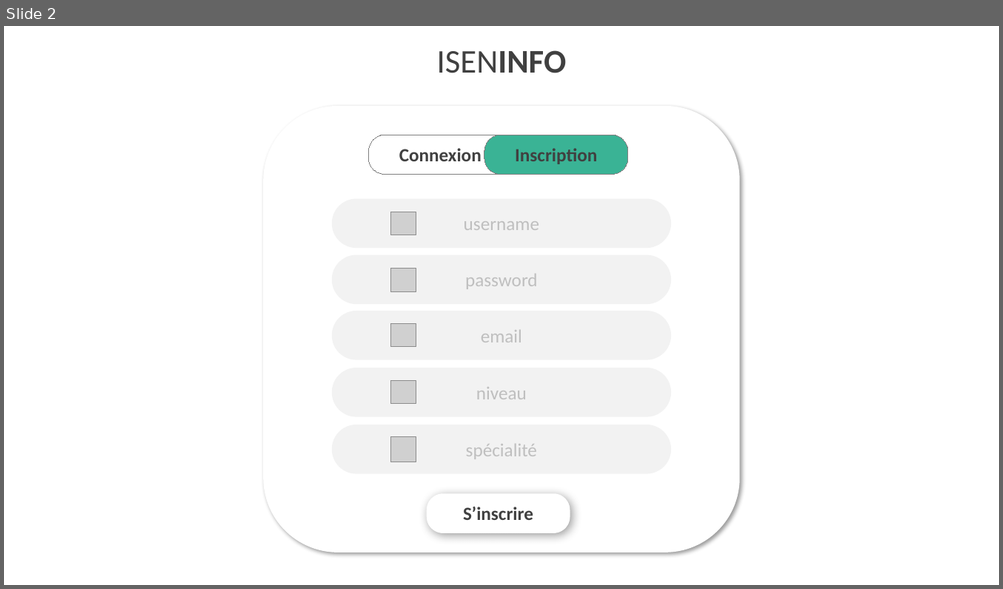
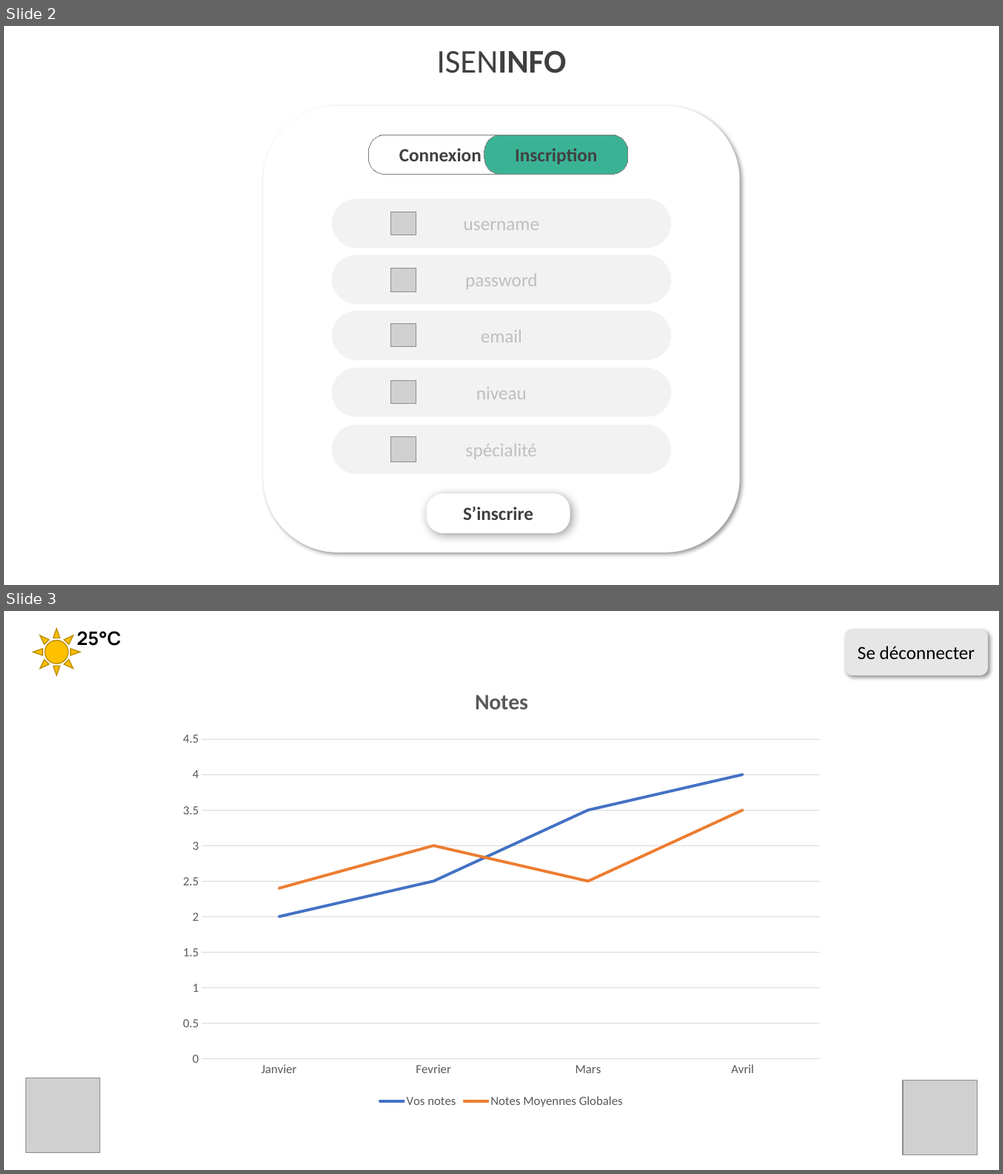
Before and after one commit to hugodemenez/isen-student-portal, a slide deck: presentation/Structure_Projet.pptx. Shown one above the other, each under a label of ours: slide 2 before the commit, slides 2 and 3 after it. The pictures are 1003x589 and 1003x1174 pixels, drawn with LibreOffice and Linux fonts; fonts in the diff are those of the drawing; grey boxes stand for pictures. Boxes give left, top, right and bottom in pixels: in the first picture for what was removed or moved away, otherwise in the second. Text is boxed around its words. In the diff, an @@ line names an element or a change of style, - is before the commit and + after.

```diff
--- a/presentation/Structure_Projet.pptx
+++ b/presentation/Structure_Projet.pptx
@@ slide 3 added at (4,611,999,1170), background #FFFFFF @@
@@ sun added at (33,629,80,676), fill #FFC000, outline #BD8E00 1 pt @@
@@ text added at (77,631,121,646), 18 pt, text #000000, bold @@
+25°C
@@ rounded rectangle added at (845,629,988,676), fill #E7E6E6, 18 pt, text #000000 @@
+Se déconnecter
@@ line chart added at (170,670,833,1113) @@
+title "Notes "
+categories: Janvier, Fevrier, Mars, Avril
+Vos notes: 2, 2.5, 3.5, 4
+Notes Moyennes Globales: 2.4, 3, 2.5, 3.5
@@ picture added at (25,1078,100,1153) @@
@@ picture added at (902,1081,977,1156) @@
```
Also in this commit, not shown: 8 other files.
